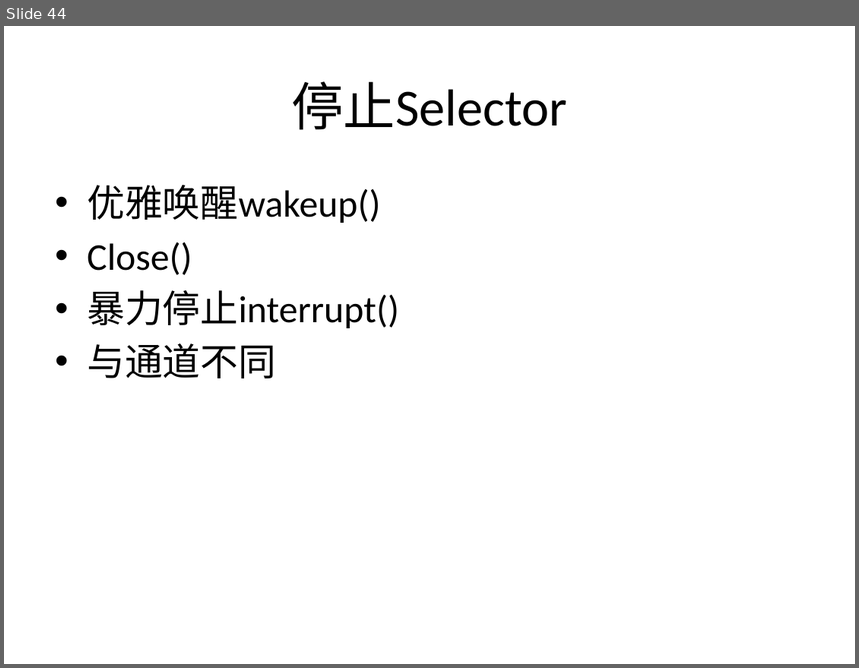
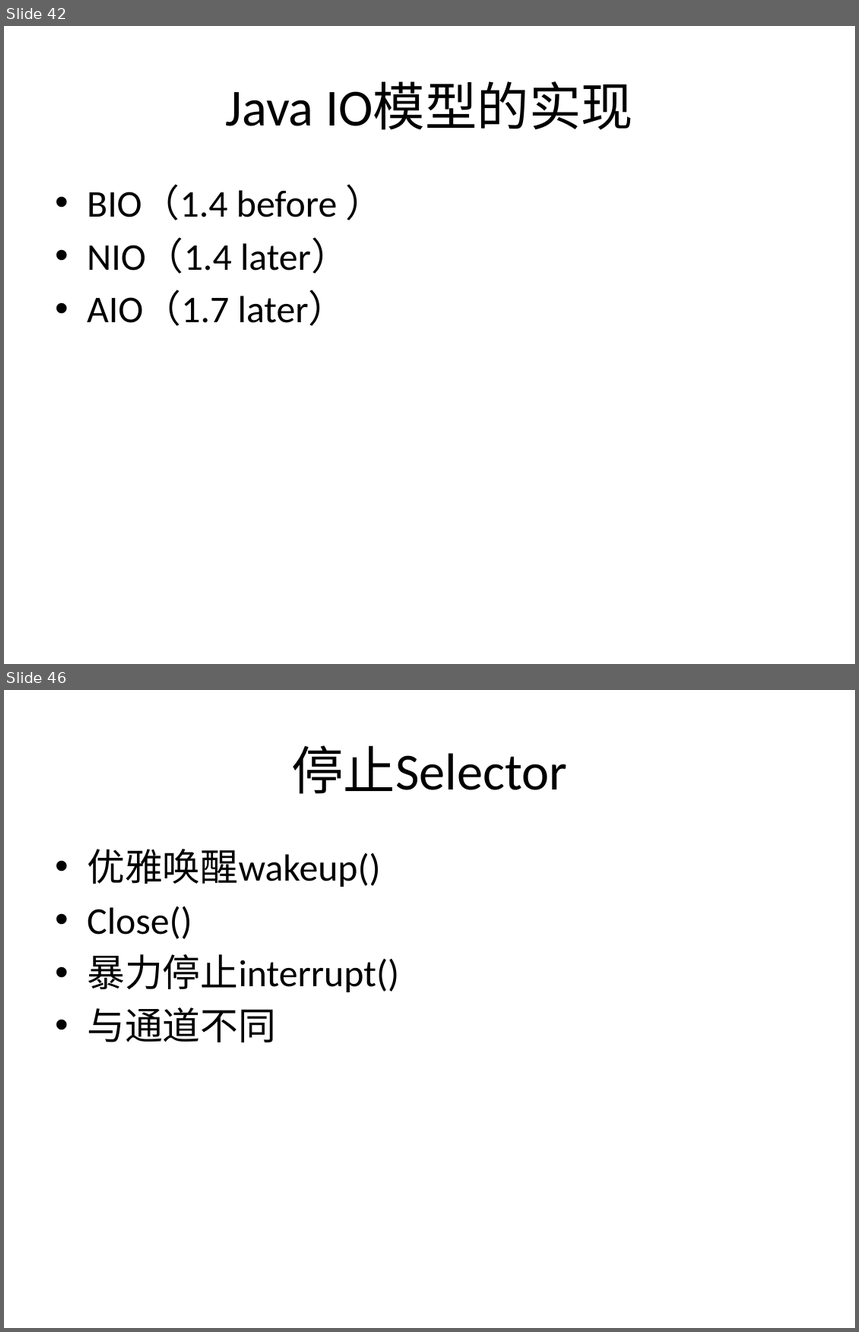
Before and after one commit to guhanjie/Knowledge-sharing, a slide deck: 扒一扒Java IO那些事儿.pptx. Shown one above the other, each under a label of ours: slide 44 before the commit, slides 42 and 46 after it; the slides between them are not shown. The pictures are 859x668 and 859x1332 pixels, drawn with LibreOffice and Linux fonts; fonts in the diff are those of the drawing. Boxes give left, top, right and bottom in pixels: in the first picture for what was removed or moved away, otherwise in the second. Text is boxed around its words. In the diff, an @@ line names an element or a change of style, - is before the commit and + after.

Commit message:
updata java io

```diff
--- a/扒一扒Java IO那些事儿.pptx
+++ b/扒一扒Java IO那些事儿.pptx
@@ slide 42 added at [4,26,855,664], background #FFFFFF @@
@@ title added at [226,82,633,130], 44 pt, text #000000 @@
+Java IO模型的实现
@@ text added at [87,186,349,326], 32 pt, text #000000 @@
+• BIO（1.4 before ）
+• NIO（1.4 later）
+• AIO（1.7 later）
@@ what was slide 44 is now slide 46 @@
```
Also in this commit, not shown: 4 slides changed, 2 other slides added, 1 slide removed.
